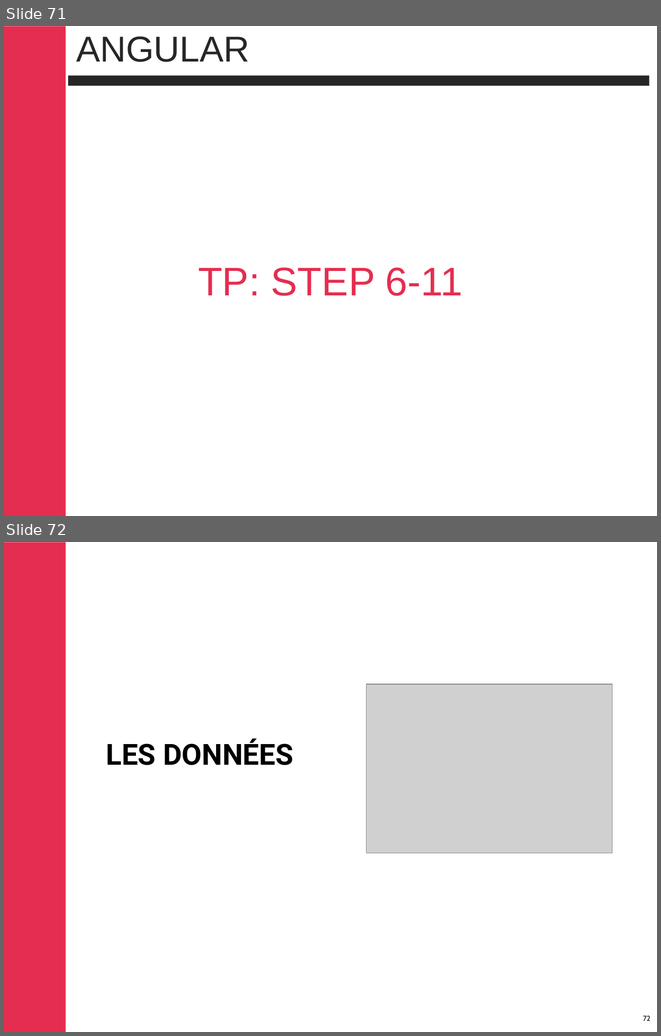
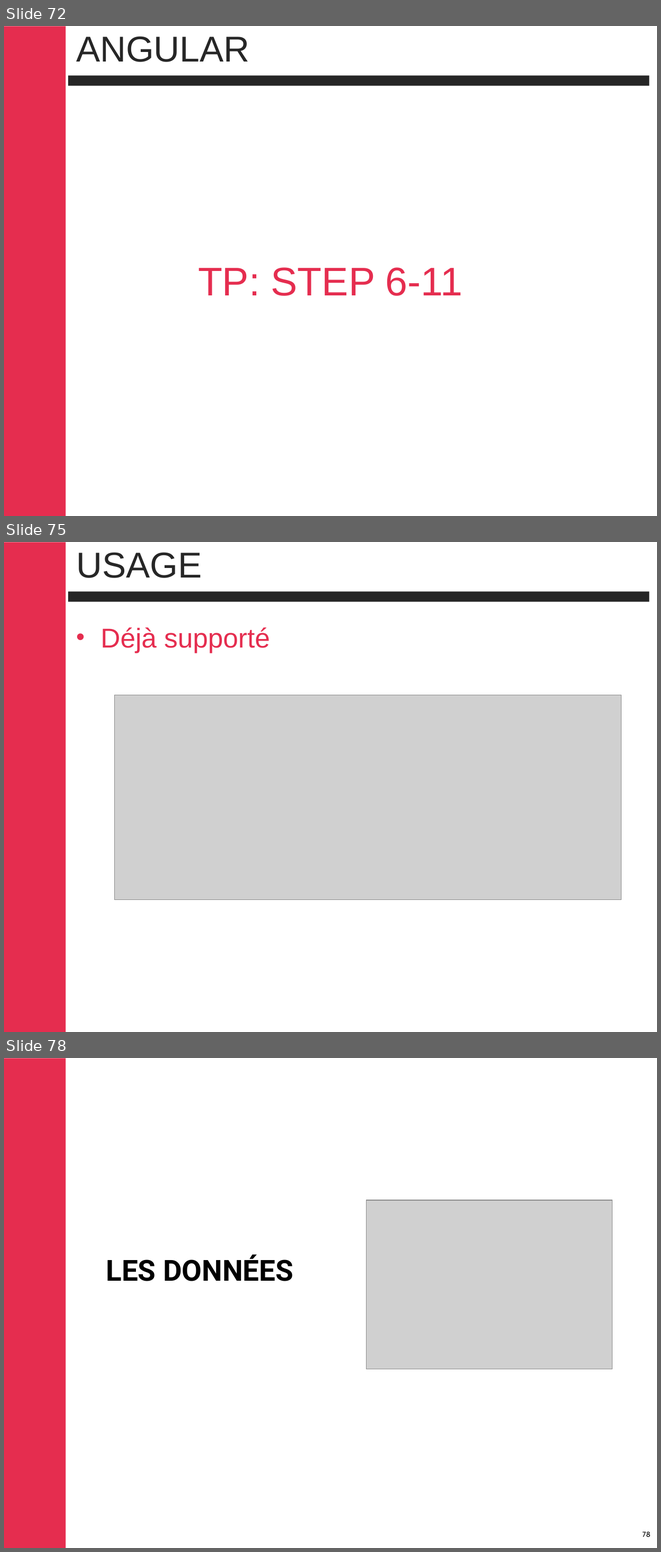
Before and after one commit to cbalit/handson-angular, a slide deck: Angular.pptx. Shown one above the other, each under a label of ours: slides 71 and 72 before the commit, slides 72, 75 and 78 after it; the slides between them are not shown. The pictures are 661x1036 and 661x1552 pixels, drawn with LibreOffice and Linux fonts; fonts in the diff are those of the drawing; grey boxes stand for pictures; background and template pictures are left out. Boxes give left, top, right and bottom in pixels: in the first picture for what was removed or moved away, otherwise in the second. Text is boxed around its words. In the diff, an @@ line names an element or a change of style, - is before the commit and + after.

```diff
--- a/Angular.pptx
+++ b/Angular.pptx
@@ slide 75 added at bbox=[4, 542, 657, 1032], background #FFFFFF; not listed: 2 template elements that a slide beside it also shows @@
@@ title added at bbox=[76, 552, 202, 578], 39.6 pt, text #262626 @@
+USAGE
@@ text added at bbox=[100, 627, 270, 653], 30 pt, text #E52D4F @@
+• Déjà supporté
@@ picture added at bbox=[114, 695, 621, 899] @@
@@ what was slide 71 is now slide 72 @@
@@ what was slide 72 is now slide 78 @@
@@ page number at bbox=[642, 1531, 650, 1537]: text changed @@
-72
+78
```
Also in this commit, not shown: 5 other slides added, 1 other file.
